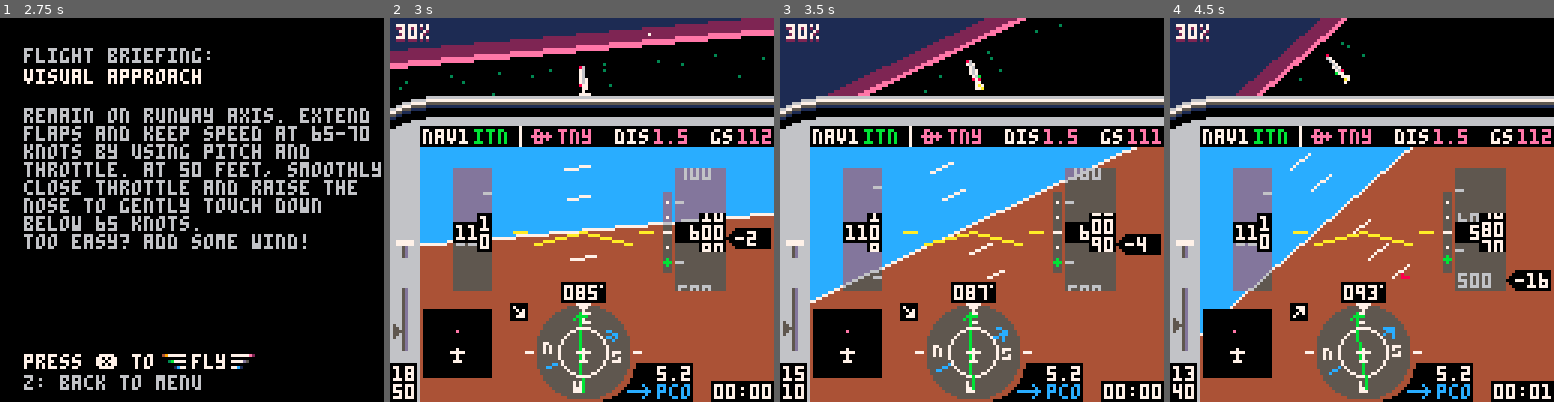
Above: before the commit, frames 1-4 (left to right).
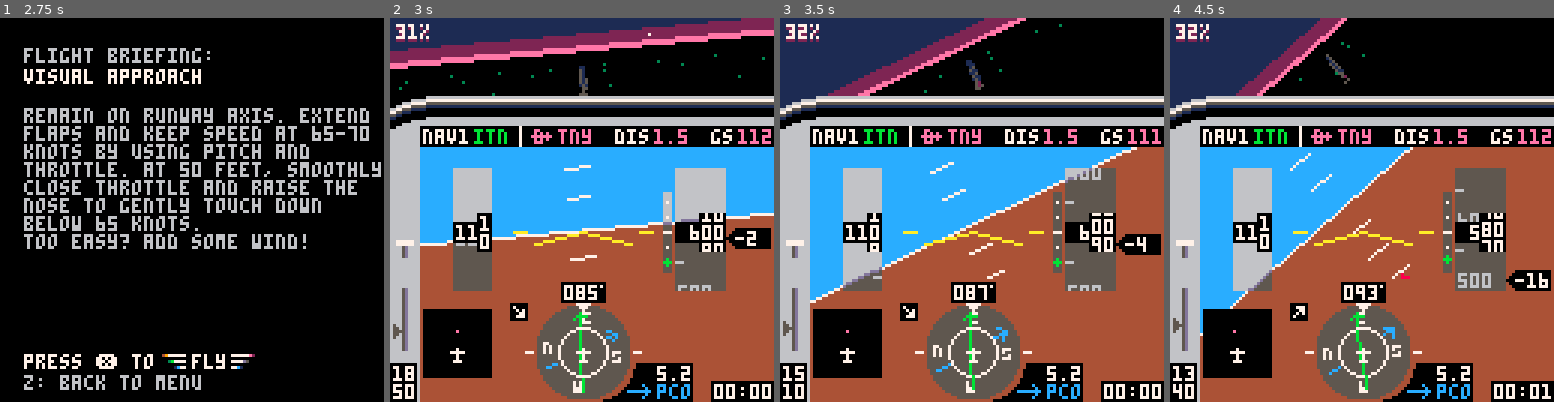
Above: after the commit, the same moments.

Repository: freds72/tiny_sim
Game: PICO-8 cartridge carts/tinysim.p8
Same seed, same stepped clock (60 frames per second), same inputs: the game is played once before the commit and once after it.
Inputs:
- Up to frame 1 (2.75 s): tap O (Z key) at 0.33, 0.7, 1.43, 2.22 s; tap X (X key) at 1.07, 2.07, 2.4, 2.73 s; hold Left 1.97-2.37 s; hold Down from 2.42 s (still down)
- Up to frame 2 (3 s): release Down at 2.82 s; hold Right from 2.87 s (still down)
- Up to frame 3 (3.5 s): keep holding Right; tap X (X key) at 3.07, 3.4 s; tap O (Z key) at 3.1 s
- Up to frame 4 (4.5 s): release Right at 3.53 s; hold Up 3.58-4.08 s; tap X (X key) at 3.73, 4.07, 4.4 s; tap O (Z key) at 3.98 s; hold Right from 4.13 s (still down)

Frame 1 is identical in both runs. In frame 2, 3.3% of the frame differs, in the area x 4-88%, y 1-54%; in frame 3, 2.5%; in frame 4, 2.5%.

Commit message:
fixed colored light bloom

Diff:
--- a/carts/tinysim.p8
+++ b/carts/tinysim.p8
@@ -980,8 +980,34 @@
 -- register json context here
 function nop() return true end
 
+-- https://github.com/morgan3d/misc/tree/master/p8sort
+function sort(data)
+ for num_sorted=1,#data-1 do
+  local new_val=data[num_sorted+1]
+  local new_val_key,i=new_val.key,num_sorted+1
+
+  while i>1 and new_val_key>data[i-1].key do
+   data[i]=data[i-1]
+   i-=1
+  end
+  data[i]=new_val
+ end
+end
+
 -- ground constants
 local ground_shift,ground_colors,ground_level=2,{1,13,6}
+
+local light_shades={}
+for c=0,15 do
+	local shades={}
+	sset(74,0,sget(72,c))
+	for i=0,15 do
+		for j=0,15 do
+			shades[i+shl(j,4)]=sget(74,i)+shl(sget(74,j),4)
+	 end
+	end
+	light_shades[c]=shades
+end
 
 -- zbuffer (kind of)
 local drawables={}
@@ -991,19 +1017,18 @@
 function zbuf_draw()
 	local objs={}
 	for _,d in pairs(drawables) do
-		local p=d.pos
-		local x,y,z,w=cam:project(p[1],p[2],p[3])
-		-- cull objects too far
- --	if z>-3 then
-			add(objs,{obj=d,key=z,x=x,y=y,z=z,w=w})
+			-- cull objects too far
+ 		--	if z>-3 then
+			if(d.model) collect_drawables(d.model,d.m,objs)
 	--	end
 	end
 	-- z-sorting
-	-- sort(objs)
+	sort(objs)
 	-- actual draw
 	for i=1,#objs do
 		local d=objs[i]
-		d.obj:draw(d.x,d.y,d.z,d.w)
+		local r=min(3,-24/d.key)
+		if(r>1) circfillt(d.x,d.y,r,light_shades[d.c])
 	end
 end
 
@@ -1164,13 +1189,8 @@
 	return {m[1],m[2],m[3]}
 end
 
-function draw_actor(self,x,y,z,w)
-	-- distance culling
-	draw_model(self.model,self.m,x,y,z,w)
-end
-
-local znear,zdir=0.25,-1
-function draw_model(model,m,x,y,z,w)
+local znear,zdir=1,-1
+function collect_drawables(model,m,out)
   -- edges
 	local p={}
 	for i=1,#model.e do
@@ -1228,7 +1248,7 @@
  		local x1,y1,z1,w1=cam:project2d(b)
  		-- is it a light line?
  		if e[4] then
- 			lightline(x0,y0,x1,y1,c,t,w0,w1,e[4])
+ 			lightline(x0,y0,x1,y1,c,0,w0,t*e[4],w1,out)
  		else
  			line(x0,y0,x1,y1,c)
  		end
@@ -1408,60 +1428,68 @@
 end
 
 -- draw a light line
--- note: u0 is assumed to be zero
-function lightline(x0,y0,x1,y1,c,u1,w0,w1,n)
+function lightline(x0,y0,x1,y1,c,u0,w0,u1,w1,out)
+
  local w,h=abs(x1-x0),abs(y1-y0)
 
- -- adjust remaining number of points
- n=flr(n*u1)
- if(n<1) return
-
- color(c)
-
- -- too small?
- if h<n and w<n then
-  line(x0,y0,x1,y1)
-  return
- end
-
- local u0,prevu=0,-1
-
+ local prevu=-1
  if h>w then
-
   -- order points on y
   if(y0>y1) x0,y0,x1,y1,u0,u1,w0,w1=x1,y1,x0,y0,u1,u0,w1,w0
-  w=x1-x0
-
-  -- y-major
-  if(y0<0) x0,y0,u0=x0-y0*w/h,0,-u0*y0/h
-
-  local du,dw=(u1*w1-u0*w0)/h,(w1-w0)/h
-  for y=y0,min(y1,127) do
-   -- perspective correction
-   local u=flr(n*u0/w0)
-   if(prevu!=u) pset(x0,y)
-   x0+=w/h
-			u0+=du
-			w0+=dw
-   prevu=u
-  end
- else
-  -- x-major
-  if(x0>x1) x0,y0,x1,y1,u0,u1,w0,w1=x1,y1,x0,y0,u1,u0,w1,w0
-  h=y1-y0
-
-  if(x0<0) x0,y0,u0=0,y0-x0*h/w,-u0*x0/w
-
-  local du,dw=(u1*w1-u0*w0)/w,(w1-w0)/w
-  for x=x0,min(x1,127) do
-   local u=flr(n*u0/w0)
-   if(prevu!=u) pset(x,y0)
-   y0+=h/w
-   u0+=du
-   w0+=dw
-   prevu=u
-  end
- end
+  w,h=x1-x0,y1-y0
+	 local du,dw=(u1*w1-u0*w0)/h,(w1-w0)/h
+
+   -- y-major
+    u0*=w0
+	 if y0<0 then
+		 local t=-y0/h
+		 -- todo: unroll lerp
+	  x0,y0,u0,w0=x0+w*t,0,lerp(u0,u1*w1,t),lerp(w0,w1,t)
+  end
+
+   for y=y0,min(y1,40) do
+		  local u=flr(u0/w0)
+    if prevu!=u then
+     pset(x0,y,sget(64+3*mid(w0/16,0,1),c))
+					-- avoid too many lights!
+					if w0>12 then
+						add(out,{key=-w0,x=x0,y=y,c=c})
+					end
+				end
+     x0+=w/h
+     u0+=du
+     w0+=dw
+     prevu=u
+    end
+  else
+   -- x-major
+	  if(x0>x1) x0,y0,x1,y1,u0,u1,w0,w1=x1,y1,x0,y0,u1,u0,w1,w0
+	  w,h=x1-x0,y1-y0
+	  local du,dw=(u1*w1-u0*w0)/w,(w1-w0)/w
+
+	  u0*=w0
+	  if x0<0 then
+	    local t=-x0/w
+	    -- u is not linear
+	    -- u*w is
+	    x0,y0,u0,w0=0,y0+h*t,lerp(u0,u1*w1,t),lerp(w0,w1,t)
+	  end
+
+
+   for x=x0,min(x1,127) do
+		  local u=flr(u0/w0)
+    if prevu!=u then
+     pset(x,y0,sget(64+3*mid(w0/16,0,1),c))
+					if w0>12 then
+			   add(out,{key=-w0,x=x,y=y0,c=c})
+			  end
+			 end
+		  y0+=h/w
+		  u0+=du
+		  w0+=dw
+		  prevu=u
+	  end
+	end
 end
 -->8
 -- trifill
@@ -1522,30 +1550,26 @@
 -- init transparent colors
 
 -- hardcoded colors
-local shades={
-	[0xc]=0xd,
-	[0x4]=0x5,
-	[0x7]=0x6,
-	[0xcc]=0xdd,
-	[0x44]=0x55,
-	[0x4c]=0x5d,
-	[0xc4]=0x55,
-	[0x77]=0x66,
-	[0xc7]=0xd6,
-	[0x7c]=0x6d,
-	[0x47]=0x56,
-	[0x74]=0x65}
+local shades={}
+for i=0,15 do
+	for j=0,15 do
+		shades[i+shl(j,4)]=sget(1,8+i)+shl(sget(1,8+j),4)
+ end
+end
 
 function rectfillt(x0,y0,x1,y1)
 	x0,x1=max(flr(x0)),min(flr(x1),127)
 
 	for j=max(y0),min(y1,127) do
-		linet(x0,j,x1)
+		linet(x0,j,x1,shades)
  end
 end
-function circfillt(x0,y0,r)
+function circfillt(x0,y0,r,ramp)
 	if(r==0) return
- local x,y,dx,dy=flr(r),0,1,1
+	x0,y0=flr(x0),flr(y0)
+	-- default ramp or provided?
+	ramp=ramp or shades
+	local x,y,dx,dy=flr(r),0,1,1
  r*=2
  local err=dx-r
 
@@ -1566,46 +1590,50 @@
 		end
 	end
 	for k,v in pairs(strips) do
-		linet(x0-v,y0+k,x0+v)
-	 if(k!=0)linet(x0-v,y0-k,x0+v)
-	end
-end
-
-function linet(x0,y0,x1)
+		linet(x0-v,y0+k,x0+v,ramp)
+	 if(k!=0)linet(x0-v,y0-k,x0+v,ramp)
+	end
+end
+
+function linet(x0,y0,x1,ramp)
+ if(y0>127) return
+ if(y0<0) return
+ x0,x1=mid(x0,0,127),mid(x1,0,127)
+
  if band(x0,0x1)==1 then
- 	pset(x0,y0,shades[pget(x0,y0)])
+ 	pset(x0,y0,ramp[pget(x0,y0)])
  	-- move to even boundary
  	x0+=1
  end
  if x1%2==0 then
- 	pset(x1,y0,shades[pget(x1,y0)])
+ 	pset(x1,y0,ramp[pget(x1,y0)])
  	-- move to odd boundary
  	x1-=1
  end
 
 	local mem=0x6000+shl(y0,6)+shr(x0,1)
 	for i=1,shr(x1-x0+1,1) do
-		poke(mem,shades[peek(mem)])
+		poke(mem,ramp[peek(mem)])
 	 mem+=1
 	end
 end
 __gfx__
 00000000fff7777f49777777777777e25fffffff7fffffff77ff777fffffffff0000000000000000000000000000000000000000000000000000000000000000
-00000000ff7fffffffffffffffffffff55fffffff7f7ffff7f7f777ffffffeff0000000000000000000000000000000000000000000000000000000000000000
-00000000f7ffffffff3b77777777d5ff555fffffff77ffff7f7f7f7feeeeeeef0000000000000000000000000000000000000000000000000000000000000000
-000000007fffffffffffffffffffffff55fffffff777fffffffffffffffffeff0000000000000000000000000000000000000000000000000000000000000000
-00000000ffffffffffff1c7777c1ffff5fffffffffffffffffffffffffffffff0000000000000000000000000000000000000000000000000000000000000000
-00000000ffffffffffffffffffffffffffffffffffffffffffffffffffffffff0000000000000000000000000000000000000000000000000000000000000000
-00000000ffffffffffffffffffffffffffffffffffffffffffffffffffffffff0000000000000000000000000000000000000000000000000000000000000000
-00000000ffffffffffffffffffffffffffffffffffffffffffffffffffffffff0000000000000000000000000000000000000000000000000000000000000000
-0000000000000000ffffffff77777fffffbfffff00000000ff222fffffffffff0000000000000000000000000000000000000000000000000000000000000000
-1d00000000000000fffffffff777fffffbffffff00000000f2e7e2ffff0fffff0000000000000000000000000000000000000000000000000000000000000000
-2e00000000000000ffffffffff7fffffbbbbbbbb000000002ee7ee2ff00fffff0000000000000000000000000000000000000000000000000000000000000000
-3b000000000000000ffffffffffffffffbffffff000000002ee7ee2f000fffff0000000000000000000000000000000000000000000000000000000000000000
-450000000000000000ffffffffffffffffbfffff000000002ee7ee2ff00fffff0000000000000000000000000000000000000000000000000000000000000000
-5600000000000000000fffffffffffffffffffff00000000f2e7e2ffff0fffff0000000000000000000000000000000000000000000000000000000000000000
-670000000000000000000fffffffffffffffffff00000000ff222fffffffffff0000000000000000000000000000000000000000000000000000000000000000
-770000000000000000000000ffffffffffffffff00000000ffffffffffffffff0000000000000000000000000000000000000000000000000000000000000000
+00000000ff7fffffffffffffffffffff55fffffff7f7ffff7f7f777ffffffeff0000000011c00000000000000000000000000000000000000000000000000000
+00000000f7ffffffff3b77777777d5ff555fffffff77ffff7f7f7f7feeeeeeef0000000022800000000000000000000000000000000000000000000000000000
+000000007fffffffffffffffffffffff55fffffff777fffffffffffffffffeff0000000053b00000000000000000000000000000000000000000000000000000
+00000000ffffffffffff1c7777c1ffff5fffffffffffffffffffffffffffffff0000000024900000000000000000000000000000000000000000000000000000
+00000000ffffffffffffffffffffffffffffffffffffffffffffffffffffffff0000000055600000000000000000000000000000000000000000000000000000
+00000000ffffffffffffffffffffffffffffffffffffffffffffffffffffffff1556000056700000000000000000000000000000000000000000000000000000
+00000000ffffffffffffffffffffffffffffffffffffffffffffffffffffffff5677000057700000000000000000000000000000000000000000000000000000
+0500000000000000ffffffff77777fffffbfffff00000000ff222fffffffffff1288000028700000000000000000000000000000000000000000000000000000
+1d00000000000000fffffffff777fffffbffffff00000000f2e7e2ffff0fffff0000000029a00000000000000000000000000000000000000000000000000000
+2e00000000000000ffffffffff7fffffbbbbbbbb000000002ee7ee2ff00fffff29aa00004a700000000000000000000000000000000000000000000000000000
+3b000000000000000ffffffffffffffffbffffff000000002ee7ee2f000fffff33bb00003b700000000000000000000000000000000000000000000000000000
+450000000000000000ffffffffffffffffbfffff000000002ee7ee2ff00fffff011c00001c700000000000000000000000000000000000000000000000000000
+5600000000000000000fffffffffffffffffffff00000000f2e7e2ffff0fffff000000005d600000000000000000000000000000000000000000000000000000
+670000000000000000000fffffffffffffffffff00000000ff222fffffffffff000000002e800000000000000000000000000000000000000000000000000000
+7d0000000000000000000000ffffffffffffffff00000000ffffffffffffffff000000005f700000000000000000000000000000000000000000000000000000
 8e000000ff7fffff00000fffffcfffff777fffff777ffffffbffffffffffffff0000000000000000000000000000000000000000000000000000000000000000
 9a00000077777fff00000ffffcffffff7fffffff77ffffffbbbfffffffcccfff0000000000000000000000000000000000000000000000000000000000000000
 a7000000ff7fffff000000ffccccccccff7fffff7ffffffffbfffffffcfffcff0000000000000000000000000000000000000000000000000000000000000000
Not shown, changed: .gitignore
